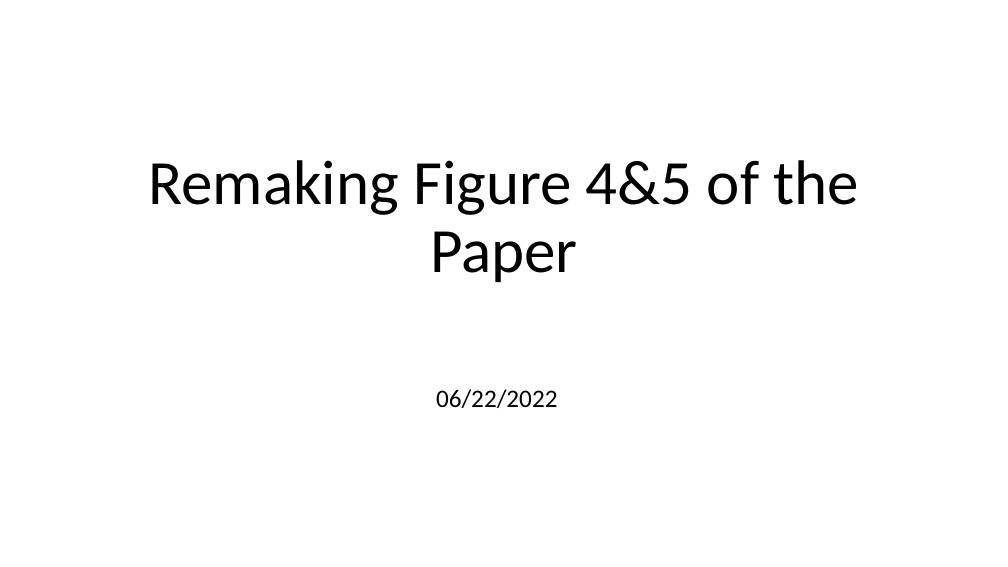
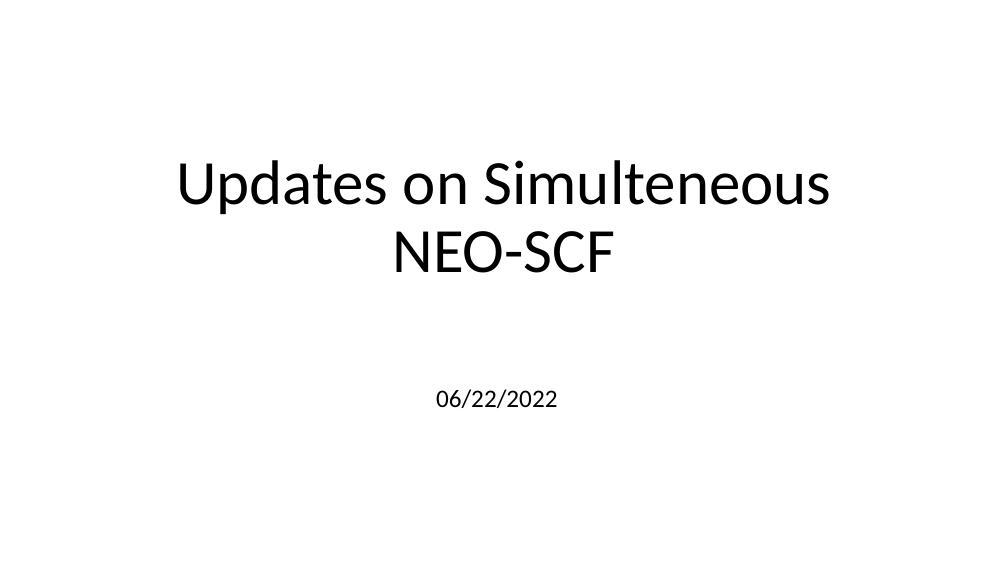
Before and after one commit to aodongliu/NEO-SCF-2ndYearExam, a slide deck: slide 1 of neo_scf_data_processing/Presentation1.pptx. Drawn at 1008x567 pixels with LibreOffice and Linux fonts; fonts in the diff are those of the drawing. Boxes give left, top, right and bottom in pixels: in the first picture for what was removed or moved away, otherwise in the second. Text is boxed around its words. In the diff, an @@ line names an element or a change of style, - is before the commit and + after.

Commit message:
trying to make new figures for the paper

```diff
--- a/neo_scf_data_processing/Presentation1.pptx
+++ b/neo_scf_data_processing/Presentation1.pptx
@@ title at <box>176,160,831,273</box>: text changed @@
-Remaking Figure 4&5 of the Paper
+Updates on Simulteneous NEO-SCF
```
Also in this commit, not shown: 1 other slide changed, 7 slides added, 39 other files.
